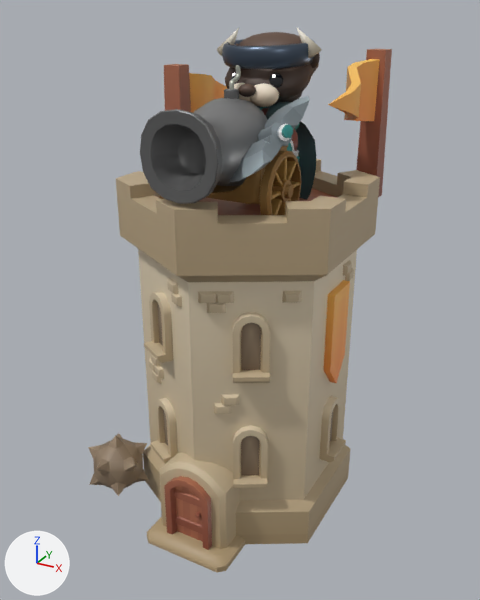
The glTF model public/models/tower_beaver_mortar.glb: old version first, new version second.
Camera for both pictures: a camera (50 mm lens) standing at (1.38, -2.56, 2.35) and looking at (-0.03, 0.0, 1.07). Every picture has the same lights, and +X, +Y and +Z are marked at lower left. The older version comes first. Where no turn or scale is listed for an object, it has been applied to the vertices. Vertices at exactly the same position are counted once.

In view in the first picture: '2H_Axe', 'Barbarian_Cape', 'BvHead', 'Cannon', 'Cannon_Wheels', 'NativeHat_IronBand', 'building_tower_base_yellow', 'flag_yellow', 'flag_yellow.001', 'projectile_catapult' and 9 more.
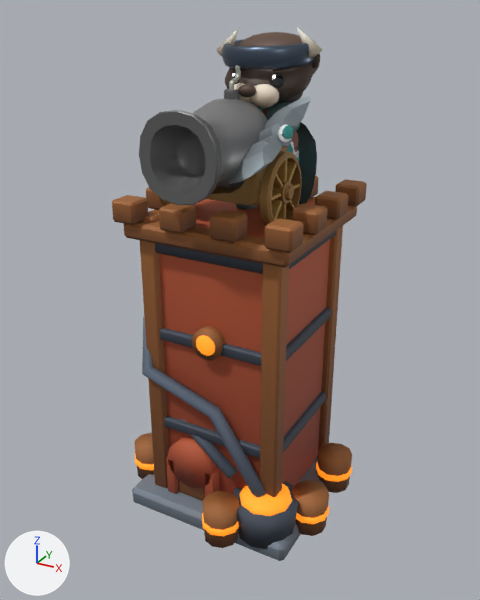
The newer file is also rescaled (x0.992) as a whole; pictures and numbers use the older file's frame.

Changed parts and their boxes (x1, y1, x2, y2) in the pictures (480 x 600 px):
'building_tower_base_yellow', reshaped, recoloured (7% shorter)
    before: (116, 159, 380, 573)
    after: (112, 176, 367, 561)
'flag_yellow.001', deleted (brown)
    before: (329, 49, 392, 197)
'projectile_catapult', deleted (brown)
    before: (88, 433, 149, 496)
'flag_yellow', deleted (brown)
    before: (164, 64, 228, 113)
part 1 of me_building_tower_base_yellow, added (brown)
    after: (167, 438, 217, 488)
part 2 of me_building_tower_base_yellow, added (brown)
    after: (192, 326, 225, 360)
part 3 of me_building_tower_base_yellow, added
    after: (196, 335, 215, 356)
part 4 of me_building_tower_base_yellow, added
    after: (233, 481, 299, 549)
part 5 of me_building_tower_base_yellow, added (orange)
    after: (239, 484, 292, 516)
part 6 of me_building_tower_base_yellow, added (brown)
    after: (292, 480, 329, 536)
part 7 of me_building_tower_base_yellow, added
    after: (296, 506, 329, 524)
part 8 of me_building_tower_base_yellow, added
    after: (202, 513, 239, 536)
part 9 of me_building_tower_base_yellow, added (brown)
    after: (135, 433, 154, 479)
part 10 of me_building_tower_base_yellow, added
    after: (135, 454, 154, 470)
part 11 of me_building_tower_base_yellow, added (brown)
    after: (317, 443, 352, 493)
part 12 of me_building_tower_base_yellow, added
    after: (316, 462, 352, 482)
part 13 of me_building_tower_base_yellow, rebuilt
    before: (116, 159, 380, 544)
    after: (159, 199, 330, 494)
part 14 of me_building_tower_base_yellow, deleted (brown)
    before: (144, 260, 354, 542)
part 15 of me_building_tower_base_yellow, cut back
    before: (147, 188, 338, 573)
    after: (112, 176, 367, 561)

Patch to the scene script:
```diff
--- a/public/models/tower_beaver_mortar.glb.py
+++ b/public/models/tower_beaver_mortar.glb.py
@@ mat_customtoweratlasmat @@
+mat_customtoweratlasmat = bpy.data.materials.new('CustomTowerAtlasMat')
+# uses the picture img_custom_towers_diffuse
+# uses the picture img_custom_towers_emissive
@@ me_building_tower_base_yellow @@
-me_building_tower_base_yellow.from_pydata(...)  # 982 vertices, 1538 faces; spans x -0.51..0.51, y -0.64..0.59, z 0.0..1.66
-me_building_tower_base_yellow.materials.append(mat_hexagons_medieval)  # picture img_hexagons_medieval_warm
+me_building_tower_base_yellow.from_pydata(...)  # 1198 vertices, 2216 faces; spans x -0.54..0.54, y -0.57..0.41, z 0.0..1.61
+# me_building_tower_base_yellow part 1: a new loose piece, a 12-sided cylinder along y spanning x -0.24..0.018, y -0.39..-0.309, z 0.185..0.442, in mat_customtoweratlasmat
+# me_building_tower_base_yellow part 2: a new loose piece, a 14-sided cylinder along y spanning x -0.071..0.071, y -0.39..-0.319, z 0.926..1.071, in mat_customtoweratlasmat
+# me_building_tower_base_yellow part 3: a new loose piece, a UV sphere (12 segments, 10 rings, poles along z) spanning x -0.055..0.055, y -0.407..-0.347, z 0.943..1.053, in mat_customtoweratlasmat
+# me_building_tower_base_yellow part 4: a new loose piece, a 12-sided cut cone along z (radius 0.14 at the low end, 0.16 at the high end) spanning x 0.12..0.44, y -0.5..-0.18, z 0.06..0.24, in mat_customtoweratlasmat
+# me_building_tower_base_yellow part 5: a new loose piece, a UV sphere (10 segments, 8 rings, poles along z) spanning x 0.16..0.4, y -0.47..-0.21, z 0.19..0.3, in mat_customtoweratlasmat
+# me_building_tower_base_yellow part 6: a new loose piece, a 10-sided cylinder along z spanning x 0.37..0.54, y -0.3..-0.12, z 0.06..0.25, in mat_customtoweratlasmat
+# me_building_tower_base_yellow part 7: a new loose piece, a 10-sided cylinder along z spanning x 0.366..0.542, y -0.301..-0.116, z 0.135..0.167, in mat_customtoweratlasmat
+# me_building_tower_base_yellow part 8: a new loose piece, a 10-sided cylinder along z spanning x 0.033..0.209, y -0.574..-0.388, z 0.135..0.167, in mat_customtoweratlasmat
+# me_building_tower_base_yellow part 9: a new loose piece, a 10-sided cylinder along z spanning x -0.53..-0.36, y -0.34..-0.16, z 0.06..0.25, in mat_customtoweratlasmat
+# me_building_tower_base_yellow part 10: a new loose piece, a 10-sided cylinder along z spanning x -0.532..-0.355, y -0.342..-0.156, z 0.135..0.167, in mat_customtoweratlasmat
+# me_building_tower_base_yellow part 11: a new loose piece, a 10-sided cylinder along z spanning x 0.36..0.53, y 0.05..0.22, z 0.06..0.25, in mat_customtoweratlasmat
+# me_building_tower_base_yellow part 12: a new loose piece, a 10-sided cylinder along z spanning x 0.355..0.532, y 0.042..0.227, z 0.135..0.167, in mat_customtoweratlasmat
+# me_building_tower_base_yellow part 13: the loose piece of 103 vertices spanning x -0.51..0.51, y -0.59..0.59, z 0.0..1.66 is rebuilt with 24 vertices and now spans x -0.31..0.31, y -0.34..0.29, z 0.1..1.51, in mat_customtoweratlasmat
+# me_building_tower_base_yellow part 14: 48 loose pieces with 732 vertices, spanning x -0.51..0.51, y -0.58..0.5, z 0.06..1.3, are deleted
+# me_building_tower_base_yellow part 15: 146 vertices removed from x -0.4..0.4, y -0.64..0.46, z 0.0..1.55; 739 vertices added at x -0.54..0.43, y -0.57..0.41, z 0.0..1.61
+# other edits to the shape of me_building_tower_base_yellow do not show in these pictures
+me_building_tower_base_yellow.materials.append(mat_customtoweratlasmat)
@@ ob_flag_yellow @@
-ob_flag_yellow = bpy.data.objects.new('flag_yellow', me_flag_yellow)
@@ ob_flag_yellow_001 @@
-ob_flag_yellow_001 = bpy.data.objects.new('flag_yellow.001', me_flag_yellow_001)
@@ ob_projectile_catapult @@
-ob_projectile_catapult = bpy.data.objects.new('projectile_catapult', me_projectile_catapult_blue)
```
